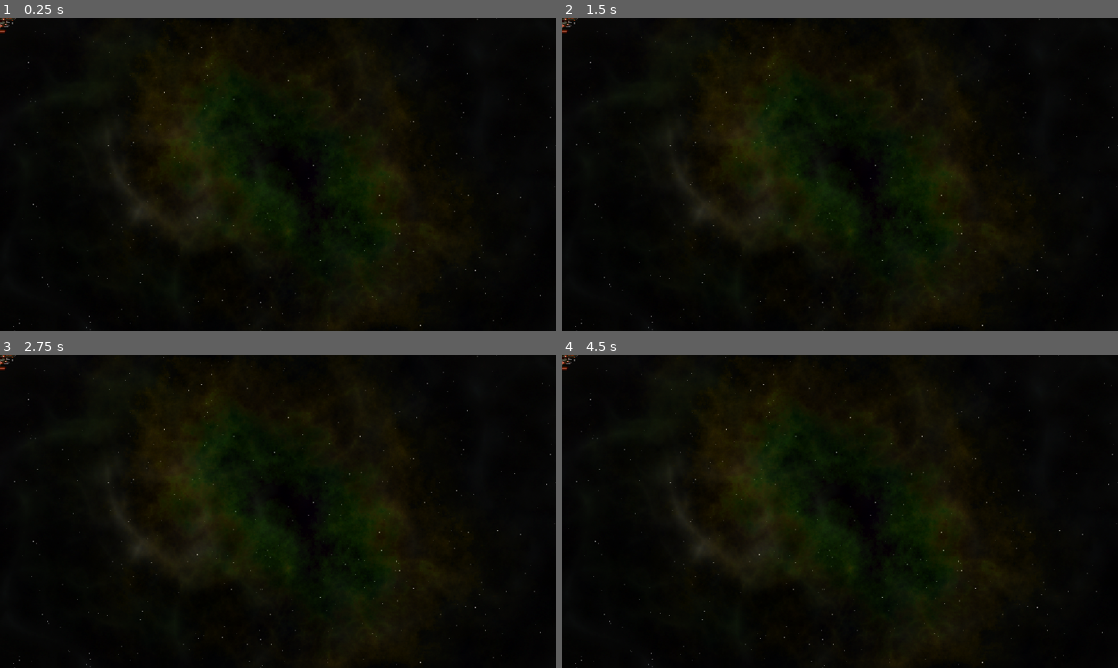
Above: before the commit, frames 1-4 (two rows, left to right).
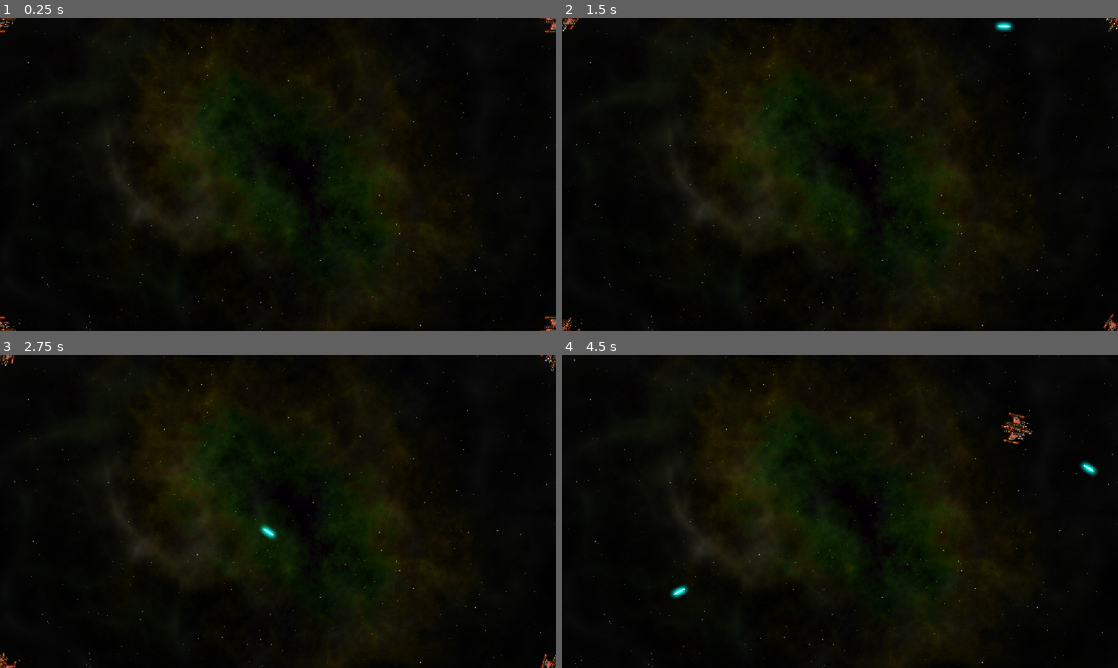
Above: after the commit, the same moments.

Repository: Shirayo/spacerocks
Game: Godot game, scene res://main.tscn
Two runs of this game, one before a commit and one after it. Both use one fixed random seed, a clock stepped at 60 frames per second and the inputs below. The project has no main scene, so this scene is started directly.
Inputs:
- Up to frame 1 (0.25 s): no input
- Up to frame 2 (1.5 s): tap Enter at 0.5 s; hold D (rotate_right) 0.53-1.28 s; tap Space (shoot) at 0.6, 1.35 s; hold A (rotate_left) from 1.28 s (still down)
- Up to frame 3 (2.75 s): release A (rotate_left) at 2.03 s; hold D (rotate_right) from 2.03 s (still down); tap Space (shoot) at 2.1 s
- Up to frame 4 (4.5 s): release D (rotate_right) at 2.78 s; hold W (thrust) 2.78-3.53 s; tap Space (shoot) at 2.85, 3.6, 4.35 s; hold A (rotate_left) from 3.53 s (still down)

The runs differ from the first frame. In frame 1, 0.2% of the frame differs, in the area x 0-100%, y 0-100%; in frame 2, 0.4%; in frame 3, 0.4%; in frame 4, 0.5%, in the area x 0-97%, y 0-78%.
Error before the commit: Parse Error: Expected closing ")" after call arguments. (res://Player/player.gd:17)

Commit message:
seamless ship move done

Diff:
--- a/Player/player.gd
+++ b/Player/player.gd
@@ -14,24 +14,33 @@
 
 enum {INIT, ALIVE, INVULNERABLE, DEAD}
 var state = INIT
-var shipPos = [Vector2(x: -1.0, y: -1.0)]
-# Called when the node enters the scene tree for the first time.
+var shipSprites: Array[Sprite2D] = []
+# Called when the node enters the scene tree for the first time.\
+
 func _ready() -> void:
 	$GunCooldown.wait_time = fire_rate
 	screen_size = get_viewport_rect().size
 	$RigidBody2D.screen_size = screen_size
 	change_state(ALIVE) #debug?
+	setShips()
 	pass # Replace with function body.
 
 func setShips():
-	for i in range(0, 7):
-		var ship = $RigidBody2D/Sprite2D
-		ship.transform.x = screen_siz
+	for i in range(-1, 2):
+		for j in range(-1, 2):
+			if i == 0 and j == 0:
+				continue
+			var ship = $RigidBody2D/Sprite2D.duplicate() as Sprite2D
+			ship.transform.origin.x = randi_range(10, 1000)
+			shipSprites.append(ship)
+			add_child(ship)
 
 # Called every frame. 'delta' is the elapsed time since the previous frame.
 func _process(delta: float) -> void:
 	get_input()
+	setShipPositions()
 	pass
+
 
 func change_state(new_state):
 	state = new_state
@@ -70,12 +79,14 @@
 	$RigidBody2D.constant_force = thrust
 	$RigidBody2D.constant_torque = rotation_dir * spin_power
 
-func _integrate_forces(physics_state: PhysicsDirectBodyState2D) -> void:
-	var xform = physics_state.transform
-	xform.origin.x = wrapf(xform.origin.x, 0, screen_size.x)
-	xform.origin.y = wrapf(xform.origin.y, 0, screen_size.y)
-	physics_state.transform = xform
-
-
 func _on_gun_cooldown_timeout() -> void:
 	canShoot = true
+
+func setShipPositions():
+	var counter = 0
+	for i in range(-1, 2):
+		for j in range(-1, 2):
+			if i == 0 and j == 0:
+				continue
+			shipSprites[counter].global_transform = ($RigidBody2D/Sprite2D.global_transform).translated(screen_size * Vector2(i, j))
+			counter += 1
--- a/Player/player.tscn
+++ b/Player/player.tscn
@@ -37,3 +37,5 @@
 position = Vector2(50, 0)
 
 [connection signal="timeout" from="GunCooldown" to="." method="_on_gun_cooldown_timeout"]
+[connection signal="test" from="RigidBody2D" to="." method="_on_rigid_body_2d_test"]
+[connection signal="item_rect_changed" from="RigidBody2D/Sprite2D" to="." method="_on_sprite_2d_item_rect_changed"]
--- a/Player/rigid_body_2d.gd
+++ b/Player/rigid_body_2d.gd
@@ -1,8 +1,13 @@
 extends RigidBody2D
 var screen_size = Vector2.ZERO
+signal test(position, rotation)
+
+func _process(delta: float) -> void:
+	pass
 
 func _integrate_forces(physics_state: PhysicsDirectBodyState2D) -> void:
 	var xform = physics_state.transform
 	xform.origin.x = wrapf(xform.origin.x, 0, screen_size.x)
 	xform.origin.y = wrapf(xform.origin.y, 0, screen_size.y)
 	physics_state.transform = xform
+	test.emit(position, physics_state.transform.get_rotation())
--- a/project.godot
+++ b/project.godot
@@ -47,6 +47,7 @@
 
 [physics]
 
+common/physics_ticks_per_second=30
 3d/physics_engine="Jolt Physics"
 2d/default_gravity=0.0
 
